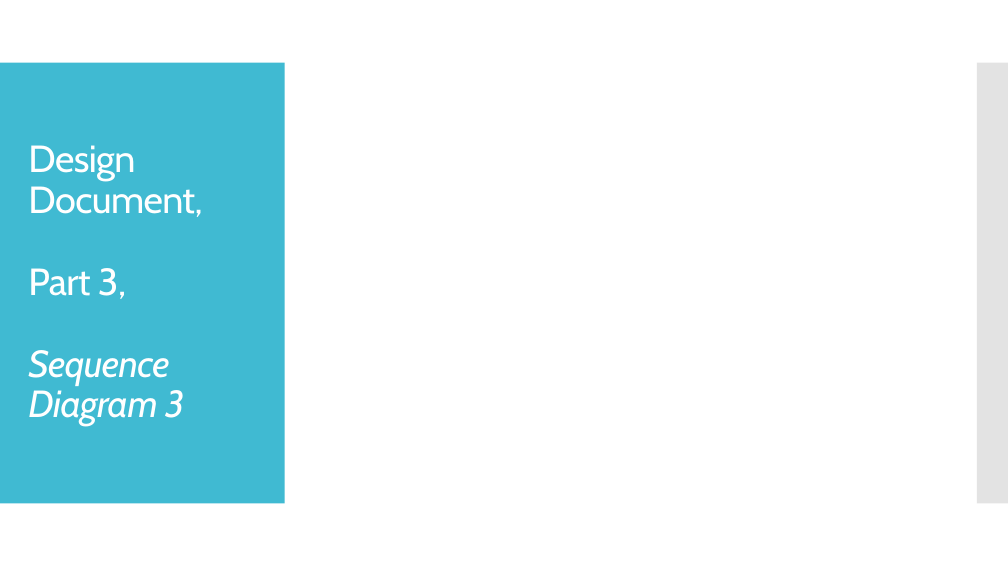
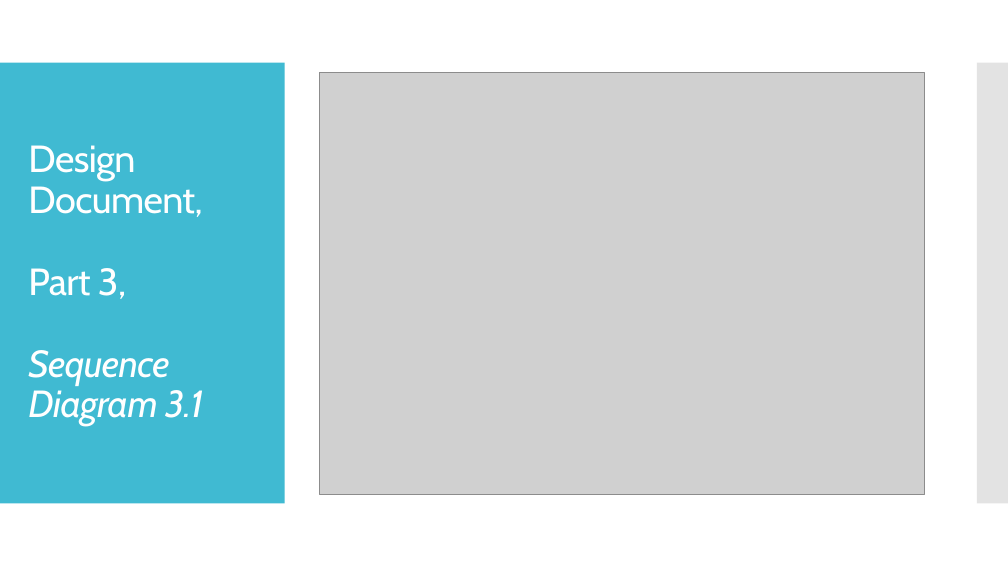
Before and after one commit to NickWaltCSU/cs414-f17-301-UltraLiteCoding, a slide deck: slide 12 of Presentation 5/Presentation.pptx. Drawn at 1008x567 pixels with LibreOffice and Linux fonts; fonts in the diff are those of the drawing; grey boxes stand for pictures. Boxes give left, top, right and bottom in pixels: in the first picture for what was removed or moved away, otherwise in the second. Text is boxed around its words. In the diff, an @@ line names an element or a change of style, - is before the commit and + after.

```diff
--- a/Presentation 5/Presentation.pptx
+++ b/Presentation 5/Presentation.pptx
@@ picture added at box(320, 73, 925, 495) @@
@@ title at box(28, 145, 203, 426): text changed @@
-Design Document,
-Part 3,
-Sequence Diagram 3
+Design Document,
+Part 3,
+Sequence Diagram 3.1
```
Also in this commit, not shown: 2 other slides changed, 1 slide added.
